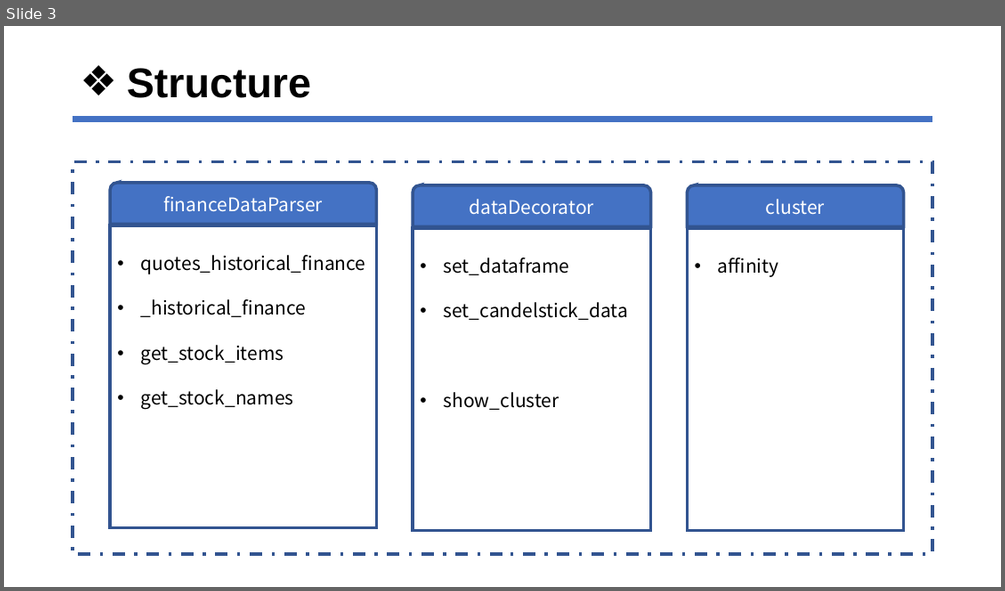
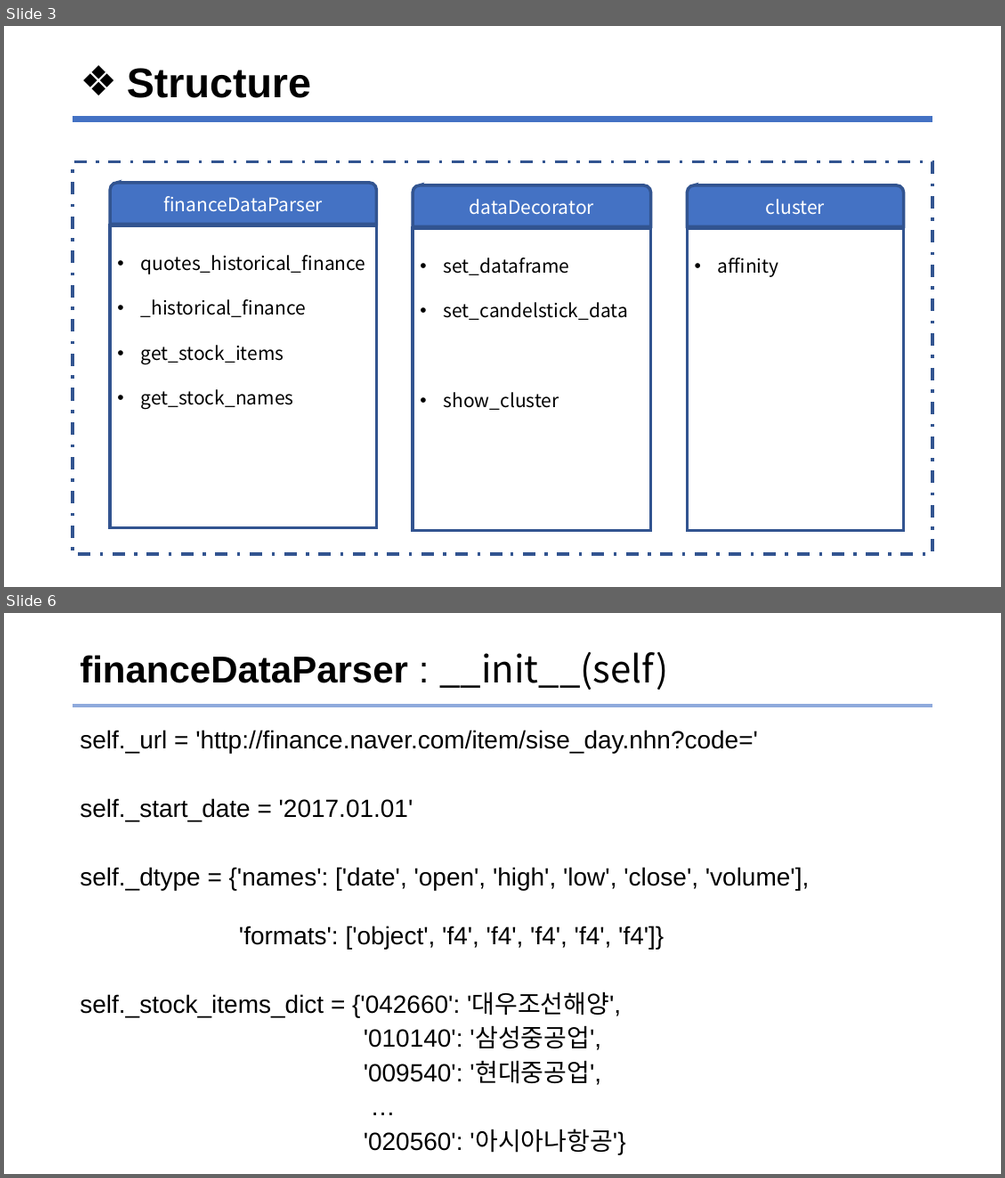
Before and after one commit to jhyun0919/skku_python_proj, a slide deck: etc/skku_term_proj.pptx. Shown one above the other, each under a label of ours: slide 3 before the commit, slides 3 and 6 after it; the slides between them are not shown. The pictures are 1005x591 and 1005x1178 pixels, drawn with LibreOffice and Linux fonts; fonts in the diff are those of the drawing. Boxes give left, top, right and bottom in pixels: in the first picture for what was removed or moved away, otherwise in the second. Text is boxed around its words. In the diff, an @@ line names an element or a change of style, - is before the commit and + after.

```diff
--- a/etc/skku_term_proj.pptx
+++ b/etc/skku_term_proj.pptx
@@ slide 6 added at bbox=[4, 613, 1001, 1174], background #FFFFFF @@
@@ title added at bbox=[80, 652, 668, 690], 36 pt, text #000000, bold @@
+financeDataParser : __init__(self)
@@ line added from (73, 706) to (933, 706), #8FAADC 3.16 pt @@
@@ text added at bbox=[80, 730, 809, 1154], 24 pt, text #000000 @@
+self._url = 'http://finance.naver.com/item/sise_day.nhn?code='
+self._start_date = '2017.01.01'
+self._dtype = {'names': ['date', 'open', 'high', 'low', 'close', 'volume'],
+'formats': ['object', 'f4', 'f4', 'f4', 'f4', 'f4']}
+self._stock_items_dict = {'042660': '대우조선해양',
+'010140': '삼성중공업',
+'009540': '현대중공업',
+…
+'020560': '아시아나항공'}
```
Also in this commit, not shown: 8 slides changed, 10 other slides added, 5 slides removed, 4 other files.
